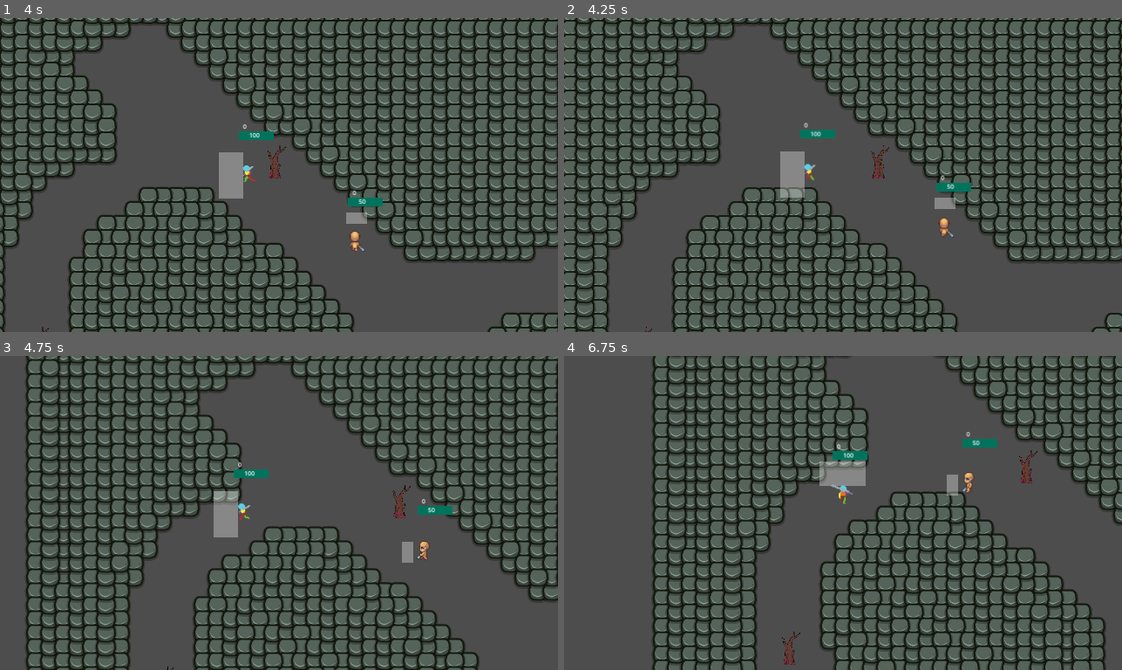
Above: before the commit, frames 1-4 (two rows, left to right).
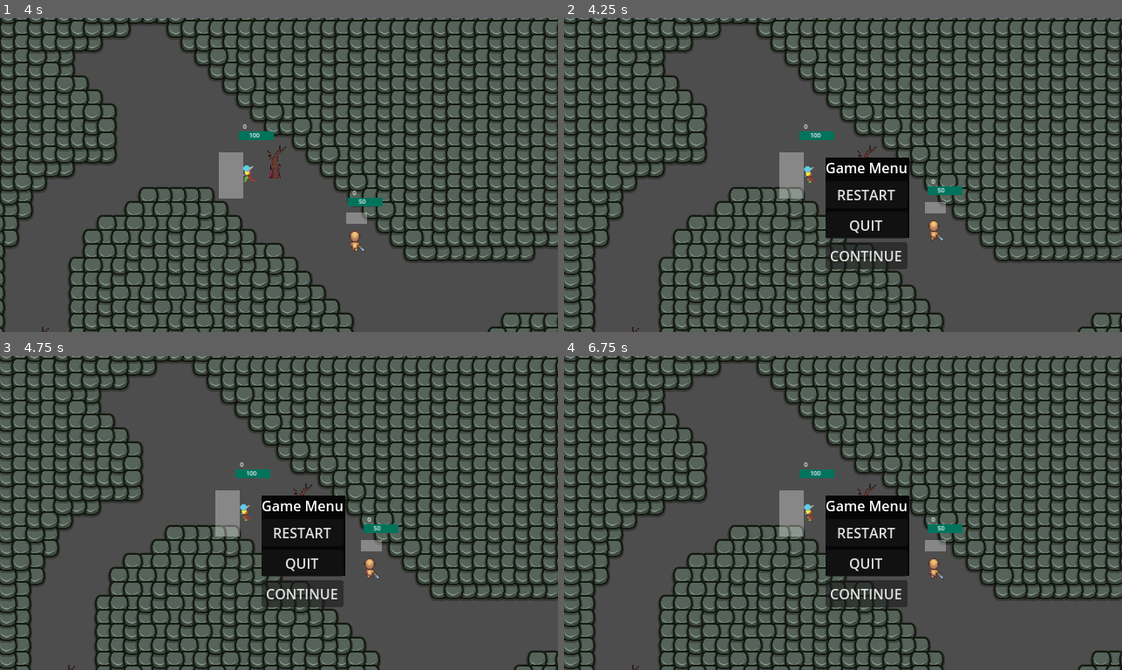
Above: after the commit, the same moments.

Repository: Pau-Escola/4us
Game: Godot game, scene res://scenes/main.tscn
Two runs of this game, one before a commit and one after it. Both use one fixed random seed, a clock stepped at 60 frames per second and the inputs below.
Inputs (mouse positions are in pixels of both pictures, inside the frame that each line leads up to):
- Up to frame 1 (4 s): move the mouse to (401, 159) at 0.52 s; hold Right (ui_right) 0.53-1.28 s; tap one key every 0.75 s from 0.6 s: P (activate_checkpoint) K (attack) Space (dash) H (heal) P (activate_checkpoint); move the mouse to (167, 190) at 1.27 s; hold Down (ui_down) 1.28-2.03 s; move the mouse to (334, 105) at 2.02 s; hold Right (ui_right) 2.03-2.78 s; move the mouse to (251, 237) at 2.77 s; hold Up (ui_up) 2.78-3.53 s; move the mouse to (446, 222) at 3.52 s; hold Left (ui_left) from 3.53 s (still down)
- Up to frame 2 (4.25 s): keep holding Left (ui_left); tap Escape (show_menu, bound only after the commit) at 4.15 s
- Up to frame 3 (4.75 s): keep holding Left (ui_left); move the mouse to (111, 465) at 4.27 s; tap K (attack) at 4.35 s
- Up to frame 4 (6.75 s): move the mouse to (870, 513) at 5.02 s; release Left (ui_left) at 5.03 s; hold Down (ui_down) 5.03-5.78 s; tap Space (dash) at 5.1 s; move the mouse to (759, 434) at 5.77 s; hold Right (ui_right) 5.78-6.53 s; tap H (heal) at 5.85 s; move the mouse to (965, 497) at 6.52 s; hold Up (ui_up) from 6.53 s (still down); tap P (activate_checkpoint) at 6.6 s

Frame 1 is identical in both runs. In frame 2, 32% of the frame differs, in the area x 0-100%, y 0-100%; in frame 3, 43%; in frame 4, 50%.

Commit message:
Added game menu

Diff:
--- a/project.godot
+++ b/project.godot
@@ -63,6 +63,11 @@
 "events": [Object(InputEventKey,"resource_local_to_scene":false,"resource_name":"","device":-1,"window_id":0,"alt_press …(192 unchanged characters)…
 ]
 }
+show_menu={
+"deadzone": 0.5,
+"events": [Object(InputEventKey,"resource_local_to_scene":false,"resource_name":"","device":-1,"window_id":0,"alt_pressed":false,"shift_pressed":false,"ctrl_pressed":false,"meta_pressed":false,"pressed":false,"keycode":0,"physical_keycode":4194305,"key_label":0,"unicode":0,"location":0,"echo":false,"script":null)
+]
+}
 
 [rendering]
 
--- a/scenes/checkpointMenu.tscn
+++ b/scenes/checkpointMenu.tscn
@@ -11,11 +11,11 @@
 offset_bottom = 40.0
 script = ExtResource("1_1s237")
 
-[node name="ColorRect" type="ColorRect" parent="Control"]
+[node name="CheckpointList" type="VBoxContainer" parent="Control"]
+layout_mode = 0
 offset_right = 40.0
 offset_bottom = 40.0
-color = Color(1, 0.490196, 1, 1)
 
-[node name="CheckpointList" type="VBoxContainer" parent="Control"]
-offset_right = 40.0
-offset_bottom = 40.0
+[node name="Label" type="Label" parent="Control/CheckpointList"]
+layout_mode = 2
+text = "Choose Checkpoint"
--- a/scenes/gameOverScreen.tscn
+++ b/scenes/gameMenuScreen.tscn
@@ -34,5 +34,10 @@
 layout_mode = 2
 text = "QUIT"
 
+[node name="ContinueButton" type="Button" parent="Control/VBoxContainer"]
+layout_mode = 2
+text = "CONTINUE"
+
 [connection signal="pressed" from="Control/VBoxContainer/RestartButton" to="." method="_on_restart_button_pressed"]
 [connection signal="pressed" from="Control/VBoxContainer/QuitButton" to="." method="_on_quit_button_pressed"]
+[connection signal="pressed" from="Control/VBoxContainer/ContinueButton" to="." method="_on_continue_button_pressed"]
--- a/scenes/main.tscn
+++ b/scenes/main.tscn
@@ -5,7 +5,7 @@
 [ext_resource type="PackedScene" uid="uid://cp3ob07errg3c" path="res://scenes/enemy.tscn" id="2_v7xkg"]
 [ext_resource type="Script" path="res://scripts/playerCameraBasic.gd" id="4_wu0w5"]
 [ext_resource type="PackedScene" uid="uid://nytr6qj88wga" path="res://scenes/obstacle.tscn" id="5_w8e5q"]
-[ext_resource type="PackedScene" uid="uid://cl4j0ph3brhfq" path="res://scenes/gameOverScreen.tscn" id="6_8dsrx"]
+[ext_resource type="PackedScene" uid="uid://cl4j0ph3brhfq" path="res://scenes/gameMenuScreen.tscn" id="6_8dsrx"]
 [ext_resource type="PackedScene" uid="uid://q1naiqxdxxr5" path="res://scenes/checkpoint.tscn" id="6_hblnv"]
 [ext_resource type="PackedScene" uid="uid://b8vbwpxpfqse3" path="res://scenes/checkpointMenu.tscn" id="8_ea62g"]
 
@@ -36,14 +36,17 @@
 tile_map_data = PackedByteArray("AAD8/wAAAAAAAAAAAQD9/wEAAAAAAAAAAQD+/wIAAAAAAAAAAQD//wMAAAAAAAAAAQAGAAkAAAAAAAAAAQAHAA …(132704 unchanged characters)…
 tile_set = SubResource("TileSet_e5xhu")
 
-[node name="gameOverScreen" parent="." instance=ExtResource("6_8dsrx")]
+[node name="gameMenuScreen" parent="." instance=ExtResource("6_8dsrx")]
 
 [node name="Player" parent="." instance=ExtResource("1_k64f7")]
 position = Vector2(104, 77)
 attack_damage = 20
 
 [node name="Control" parent="." instance=ExtResource("8_ea62g")]
-offset_left = 112.0
-offset_top = 109.0
-offset_right = 152.0
-offset_bottom = 149.0
+
+[connection signal="body_entered" from="NavigationRegion2D/TileMapLayer/Area2D" to="NavigationRegion2D/TileMapLayer/Area2D" method="_on_body_entered"]
+[connection signal="body_exited" from="NavigationRegion2D/TileMapLayer/Area2D" to="NavigationRegion2D/TileMapLayer/Area2D" method="_on_body_exited"]
+[connection signal="body_entered" from="NavigationRegion2D/TileMapLayer/@Area2D@170116" to="NavigationRegion2D/TileMapLayer/@Area2D@170116" method="_on_body_entered"]
+[connection signal="body_exited" from="NavigationRegion2D/TileMapLayer/@Area2D@170116" to="NavigationRegion2D/TileMapLayer/@Area2D@170116" method="_on_body_exited"]
+[connection signal="body_entered" from="NavigationRegion2D/TileMapLayer/@Area2D@170117" to="NavigationRegion2D/TileMapLayer/@Area2D@170117" method="_on_body_entered"]
+[connection signal="body_exited" from="NavigationRegion2D/TileMapLayer/@Area2D@170117" to="NavigationRegion2D/TileMapLayer/@Area2D@170117" method="_on_body_exited"]
--- a/scripts/CheckpointList.gd
+++ b/scripts/CheckpointList.gd
@@ -23,6 +23,8 @@
 	var checkpoint_list = $CheckpointList  # Your VBoxContainer
 	# Clear existing buttons
 	for child in checkpoint_list.get_children():
+		if child is Label:
+			continue
 		child.queue_free()
 
 	# Add button for each checkpoint
--- a/scripts/GameOverScreen.gd
+++ b/scripts/GameOverScreen.gd
@@ -5,6 +5,11 @@
 
 @onready var restart_button =  $Control/VBoxContainer/RestartButton  # Add references to your buttons
 @onready var quit_button =  $Control/VBoxContainer/QuitButton
+@onready var continue_button =  $Control/VBoxContainer/ContinueButton
+@onready var menu_title =  $Control/VBoxContainer/Label
+@onready var control = $Control
+
+var hidden: bool = true
 
 func _ready():
 	# Hide the screen initially
@@ -17,8 +22,22 @@
 	restart_button.pressed.connect(_on_restart_button_pressed)
 	quit_button.pressed.connect(_on_quit_button_pressed)
 
-func show_game_over():
+func _physics_process(delta):
+	if Input.is_action_just_pressed("show_menu") and hidden:
+		print("input detected")
+		show_game_menu(false)
+
+func show_game_menu(isPlayerDead: bool):
 	show()
+	if !isPlayerDead :
+		menu_title.text = "Game Menu"
+		continue_button.show()
+	else:
+		menu_title.text = "Game Over"
+		continue_button.hide()
+	hidden = false
+	var viewport_rect = control.get_viewport_rect()
+	control.position = viewport_rect.size / 2 - control.size / 2
 	# Optional: pause the game
 	get_tree().paused = true
 
@@ -26,6 +45,12 @@
 	get_tree().paused = false
 	restart_game.emit()
 	hide()
+	hidden = true
 
 func _on_quit_button_pressed():
 	get_tree().quit()
+
+func _on_continue_button_pressed():
+	get_tree().paused = false
+	hide()
+	hidden = true
--- a/scripts/main.gd
+++ b/scripts/main.gd
@@ -1,16 +1,16 @@
 extends Node2D
 
 @onready var player = $Player
-@onready var game_over_screen = $gameOverScreen  # Add this
+@onready var game_menu_screen = $gameMenuScreen  # Add this
 
 func _ready():
 	# Connect to the restart signal when the scene starts
-	game_over_screen.restart_game.connect(_on_restart_game)
+	game_menu_screen.restart_game.connect(_on_restart_game)
 	player.died.connect(_on_player_died)
 
 func _on_player_died():
 	# Show the game over screen instead of just printing
-	game_over_screen.show_game_over()
+	game_menu_screen.show_game_menu(true)
 
 func _on_restart_game():
 	# Reload the current scene
--- a/scripts/player.gd
+++ b/scripts/player.gd
@@ -280,10 +280,12 @@
 
 	# Update checkpoint visuals
 	for i in range(activated_checkpoints.size()):
+		print("nem pel checkpoint:", i)
 		var checkpoint = activated_checkpoints[i]
 		if checkpoint.position == checkpoint_data.position:
 			checkpoint.mark_as_used()
 			activated_checkpoints.remove_at(i)
+			break
 
 	# Reset animation and enable physics
 	current_animation_state = AnimationState.IDLE
